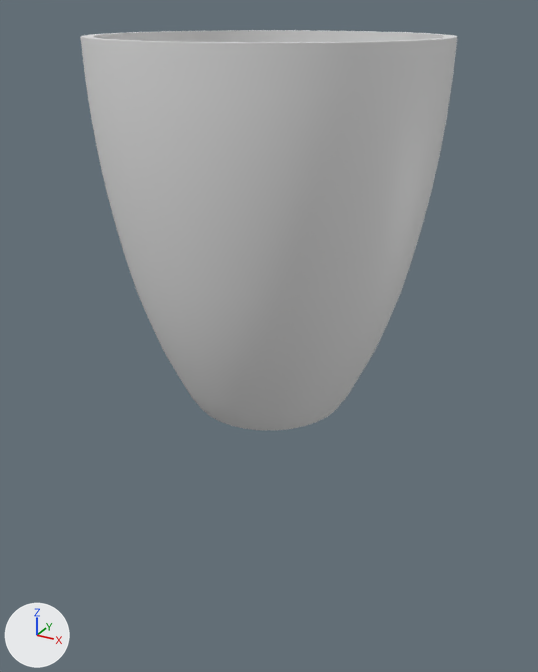
What one commit did to the FBX model Assets/Models/blender.fbx.
Camera for both pictures: a 50 mm camera at (10.55, -19.19, 15.66) aimed at (0.09, -0.17, 6.15). The lights are fixed; the arrows at lower left show +X, +Y and +Z. Where no turn or scale is listed for an object, it has been applied to the vertices.

Objects in the first picture: 'Compartment'.
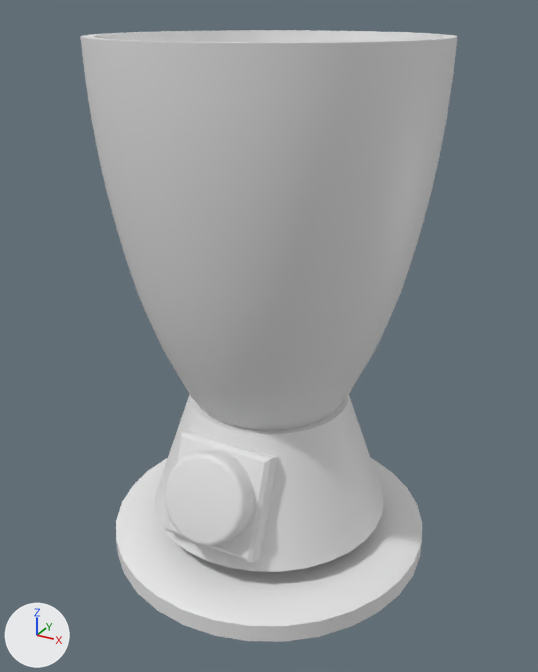
The edits, one by one:
Mesh me_mesh_1 is new.
It has 358 vertices, 368 faces and spans x -5.39..5.39, y -5.39..5.39, z -1.8..0.0.
Object 'Socket' (ob_socket) is now shown.
Object 'Button' (ob_button) is now shown.
Object 'Cap' (ob_cap) is new; it shows me_mesh_1.
Its location is (0.0, 0.0, 0.0).

Boxes [x1, y1, x2, y2] around the edits, measured in the pictures (538 x 672 px):
'Cap', added: after [116, 458, 422, 642]
'Socket', shown: after [155, 394, 384, 572]
'Button', shown: after [165, 449, 254, 547]
